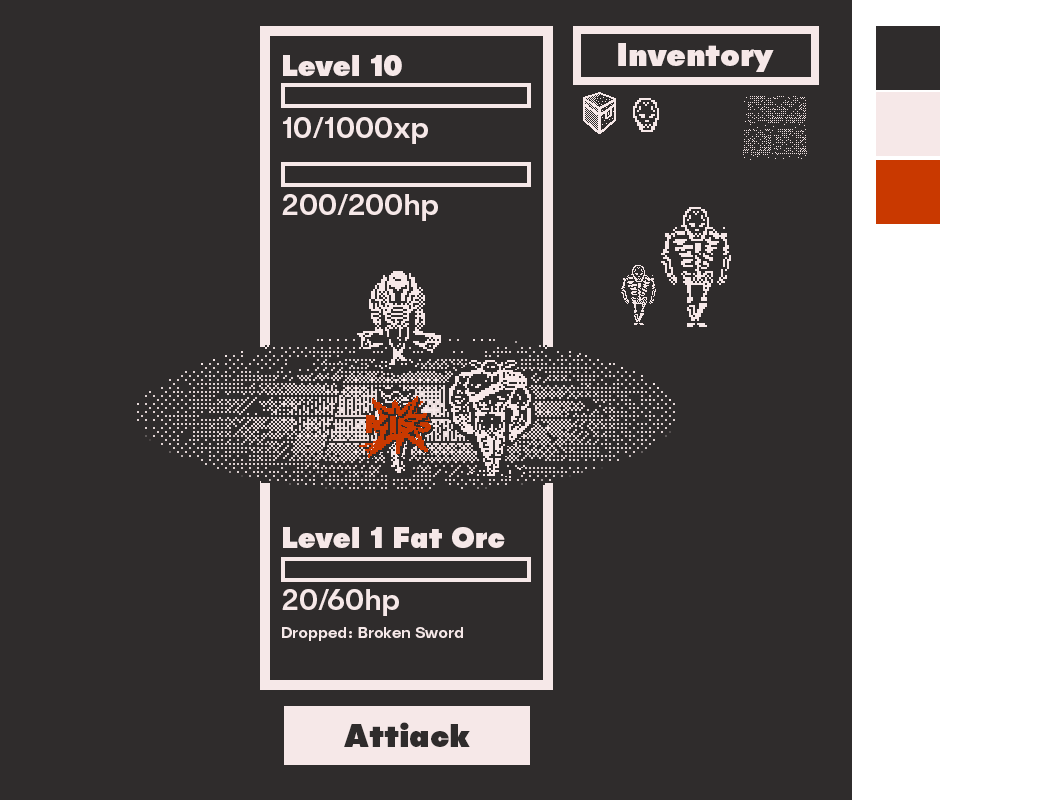
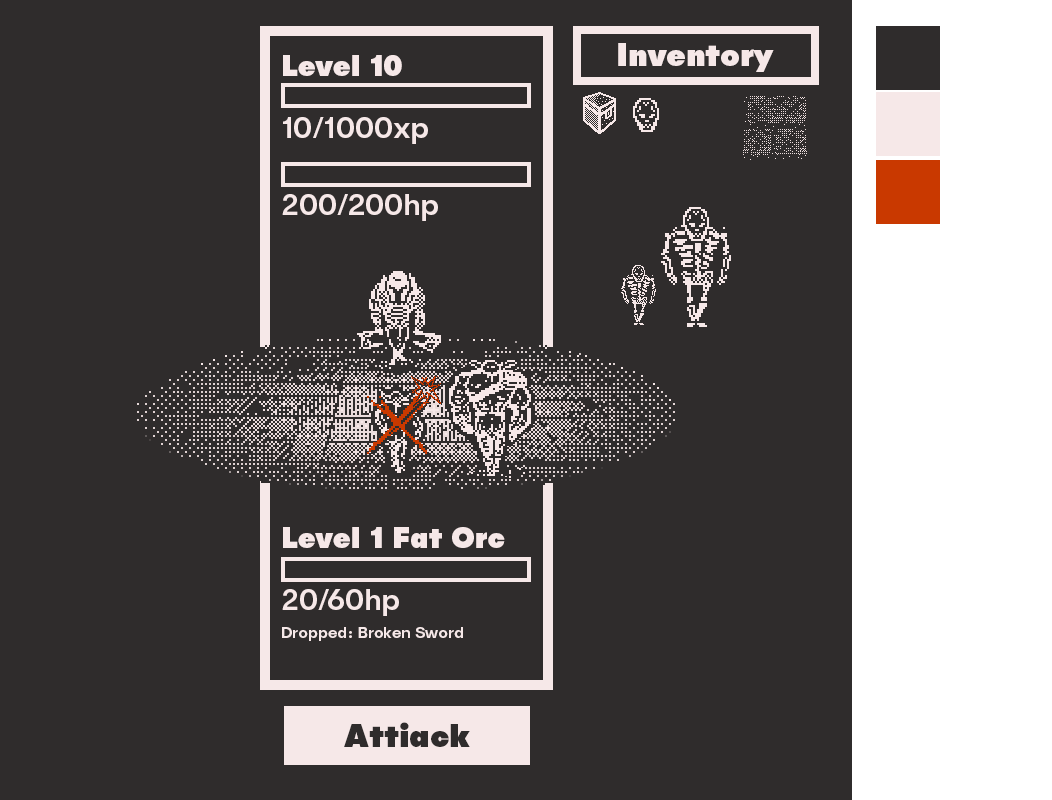
Layered file, before and after one edit (w=1052, h=800). Changes by layer:
painted on "crit" over [368, 376, 441, 458]
painted on "crit shade" over [370, 377, 442, 459]
added layer "cleave" above "cleave-shade" over [367, 396, 429, 454]
added layer "cleave-shade" above "miss" over [369, 398, 431, 456]
hid "miss" over [366, 415, 431, 433]
hid "miss shade" over [368, 417, 433, 435]
hid "attack" over [359, 401, 427, 453]
hid "attack shade" over [363, 403, 431, 455]
